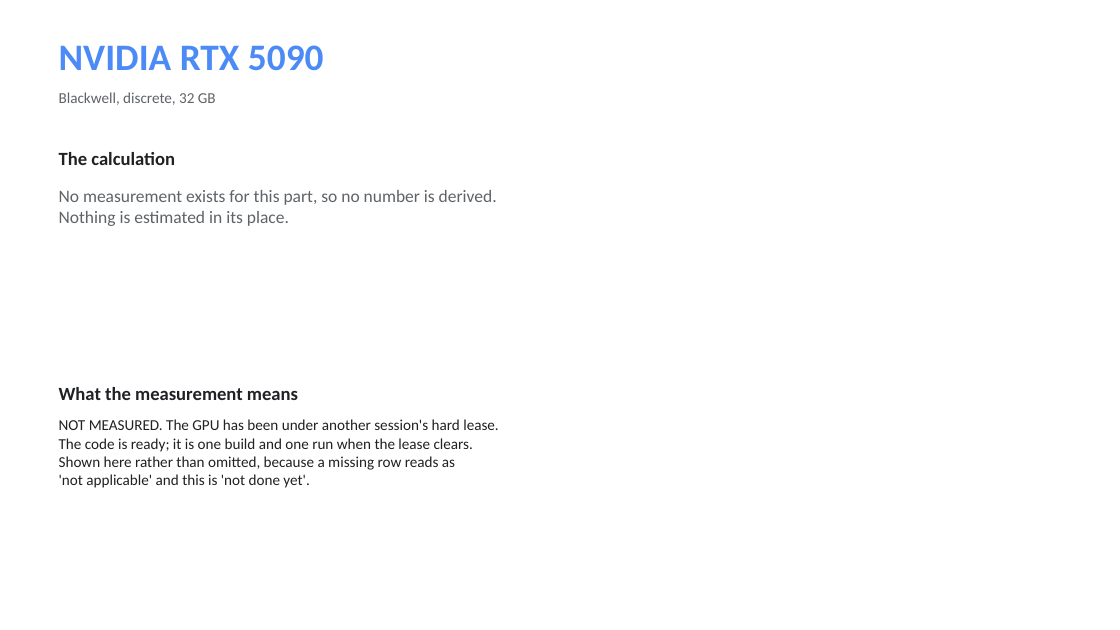
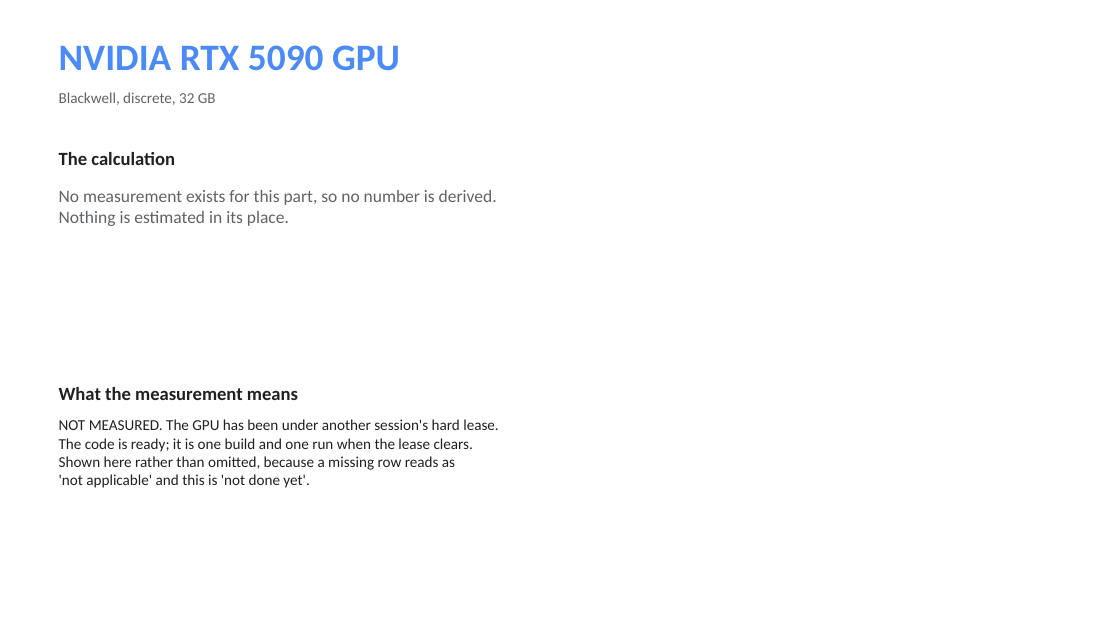
Before and after one commit to kylefoxaustin/sgm-bench, a slide deck: slide 4 of docs/sgm-results.pptx. Drawn at 1120x630 pixels with LibreOffice and Linux fonts; fonts in the diff are those of the drawing. Boxes give left, top, right and bottom in pixels: in the first picture for what was removed or moved away, otherwise in the second. Text is boxed around its words. In the diff, an @@ line names an element or a change of style, - is before the commit and + after.

```diff
--- a/docs/sgm-results.pptx
+++ b/docs/sgm-results.pptx
@@ text at (59,45,400,71): text changed @@
-NVIDIA RTX 5090
+NVIDIA RTX 5090 GPU
```
Also in this commit, not shown: 3 other slides changed, 2 slides added, 6 other files.
